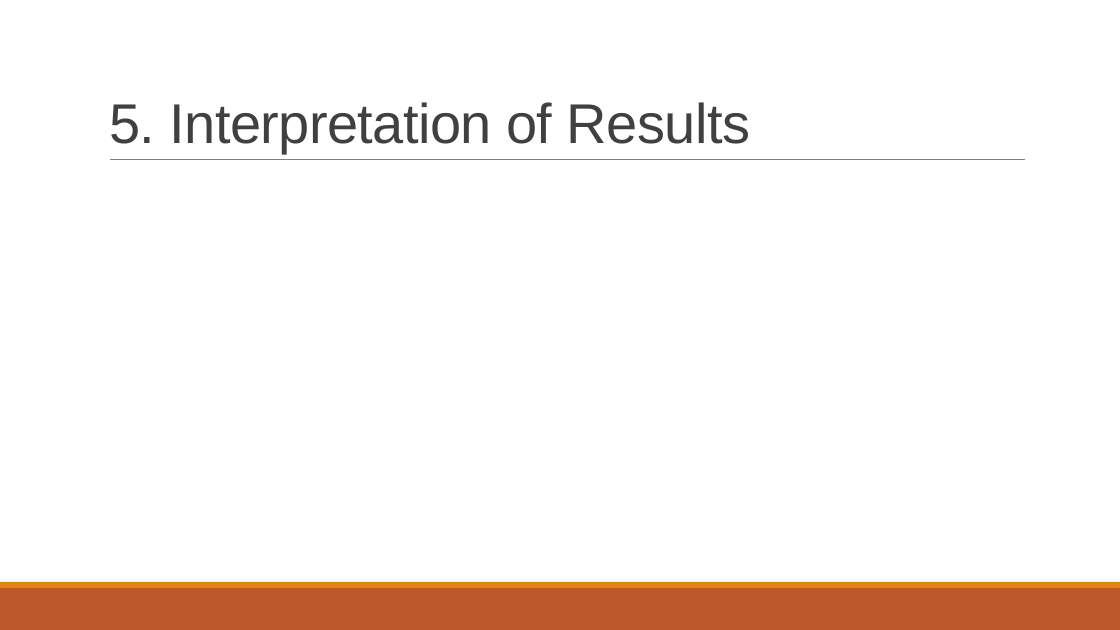
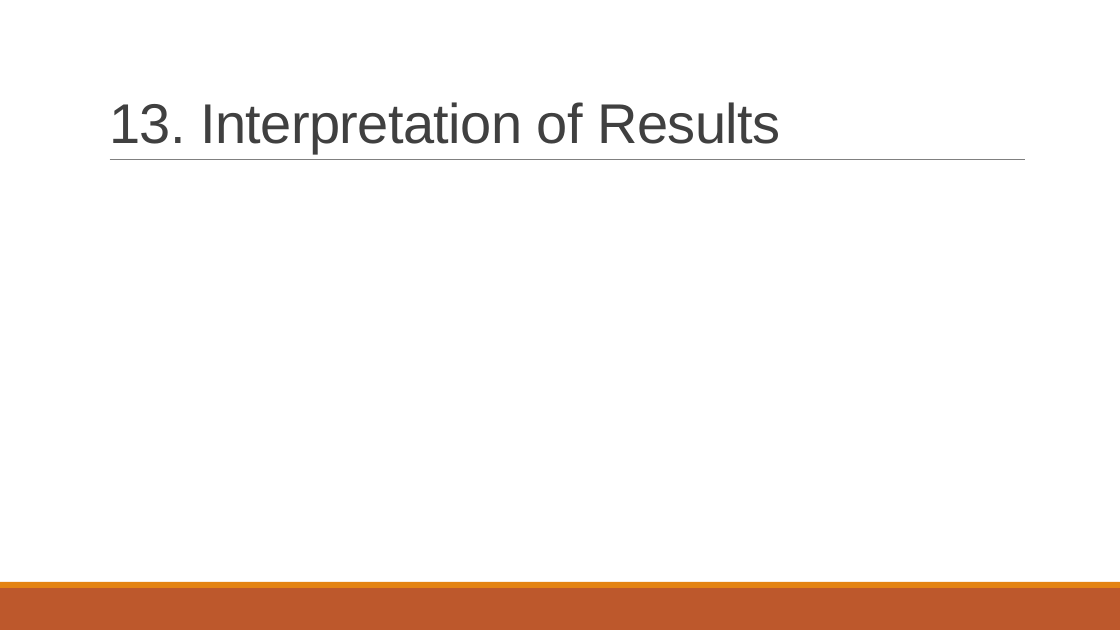
Before and after one commit to akay6483/mmml-ecommerce, a slide deck: slide 14 of docs/23CSE301_A8.pptx. Drawn at 1120x630 pixels with LibreOffice and Linux fonts; fonts in the diff are those of the drawing; background and template pictures are left out. Boxes give left, top, right and bottom in pixels: in the first picture for what was removed or moved away, otherwise in the second. Text is boxed around its words. In the diff, an @@ line names an element or a change of style, - is before the commit and + after.

```diff
--- a/docs/23CSE301_A8.pptx
+++ b/docs/23CSE301_A8.pptx
@@ title at (x1=109, y1=102, x2=780, y2=153): text changed @@
-5. Interpretation of Results
+13. Interpretation of Results
```
Also in this commit, not shown: 12 other slides changed, 1 other file.
